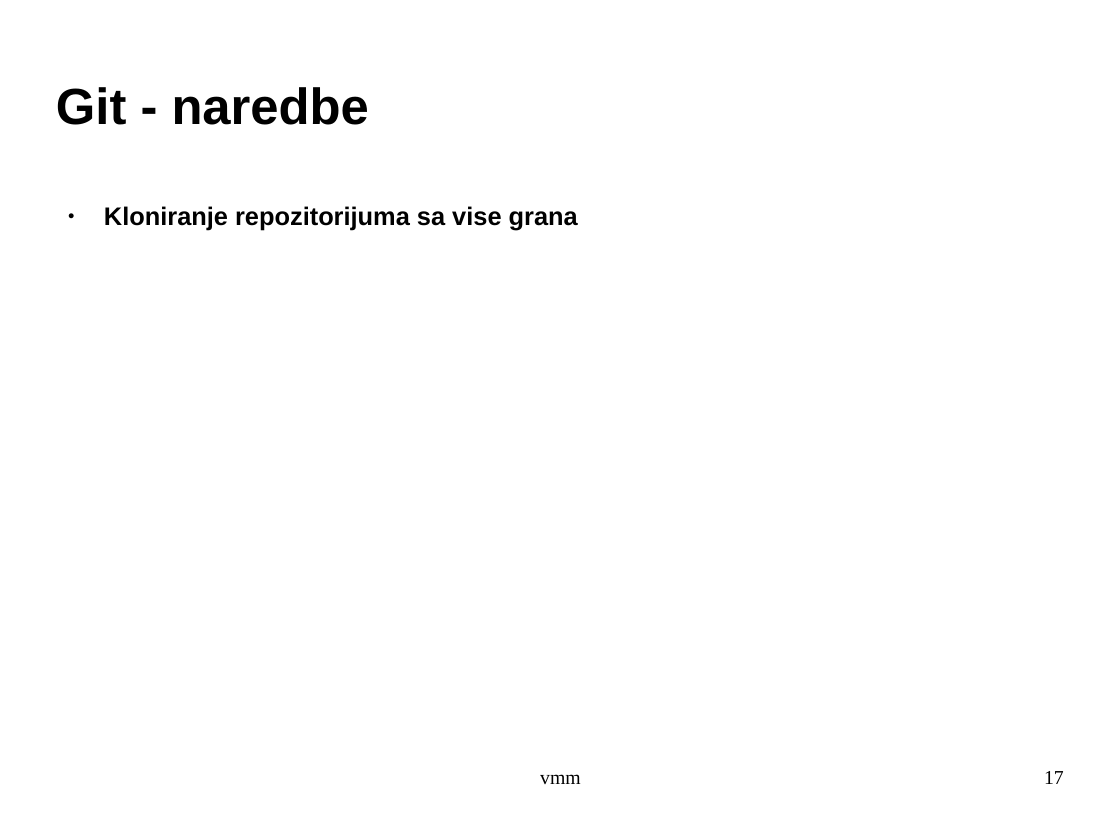
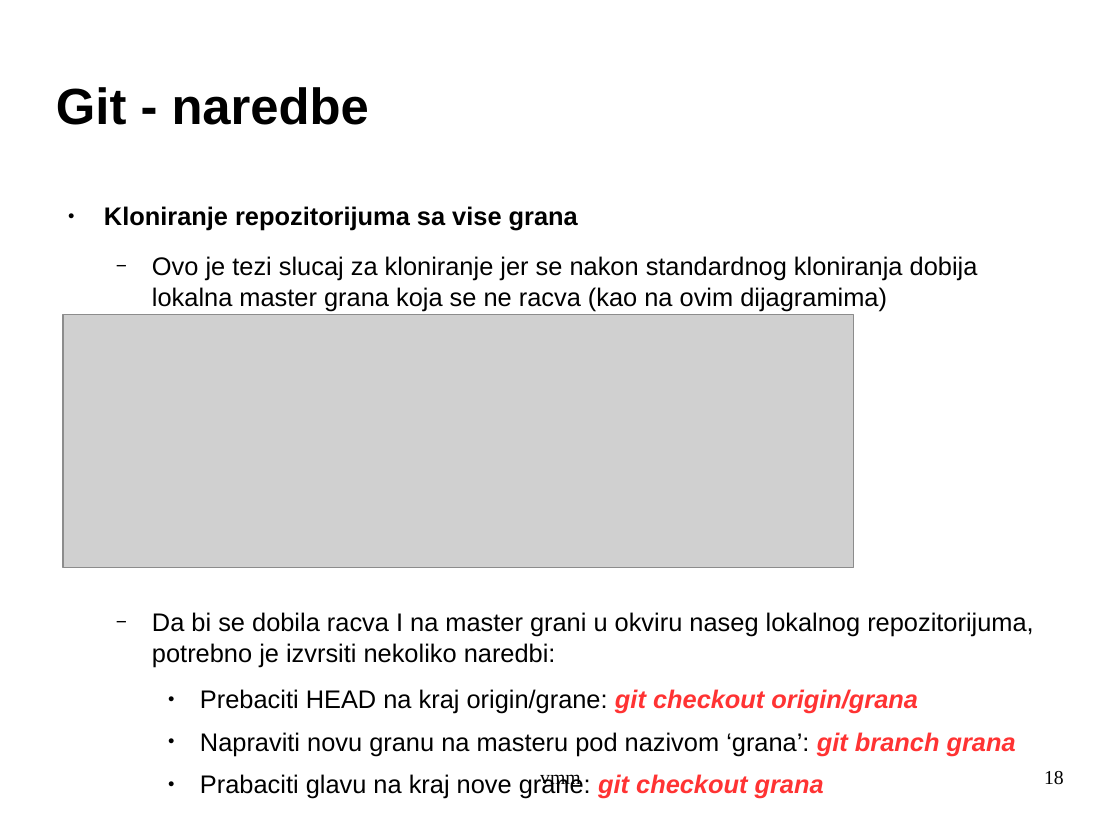
Before and after one commit to archpriestgnu/git_tut, a slide deck: slide 18 of git.odp (slide 17 before the commit). Drawn at 1120x840 pixels with LibreOffice and Linux fonts; fonts in the diff are those of the drawing; grey boxes stand for pictures; background and template pictures are left out. Boxes give left, top, right and bottom in pixels: in the first picture for what was removed or moved away, otherwise in the second. Text is boxed around its words. In the diff, an @@ line names an element or a change of style, - is before the commit and + after.

```diff
--- a/git.odp
+++ b/git.odp
@@ text at (152, 256, 1033, 799): paragraphs added @@
+  − Ovo je tezi slucaj za kloniranje jer se nakon standardnog kloniranja dobija lokalna master grana koja se ne racva (kao na ovim dijagramima)
+  − Da bi se dobila racva I na master grani u okviru naseg lokalnog repozitorijuma, potrebno je izvrsiti nekoliko naredbi:
+    ● Prebaciti HEAD na kraj origin/grane: git checkout origin/grana
+    ● Napraviti novu granu na masteru pod nazivom ‘grana’: git branch grana
+    ● Prabaciti glavu na kraj nove grane: git checkout grana
@@ picture added at (63, 315, 854, 568) @@
@@ page number at (1044, 771, 1064, 785): text changed @@
-17
+18
```
Also in this commit, not shown: 11 slides added.
